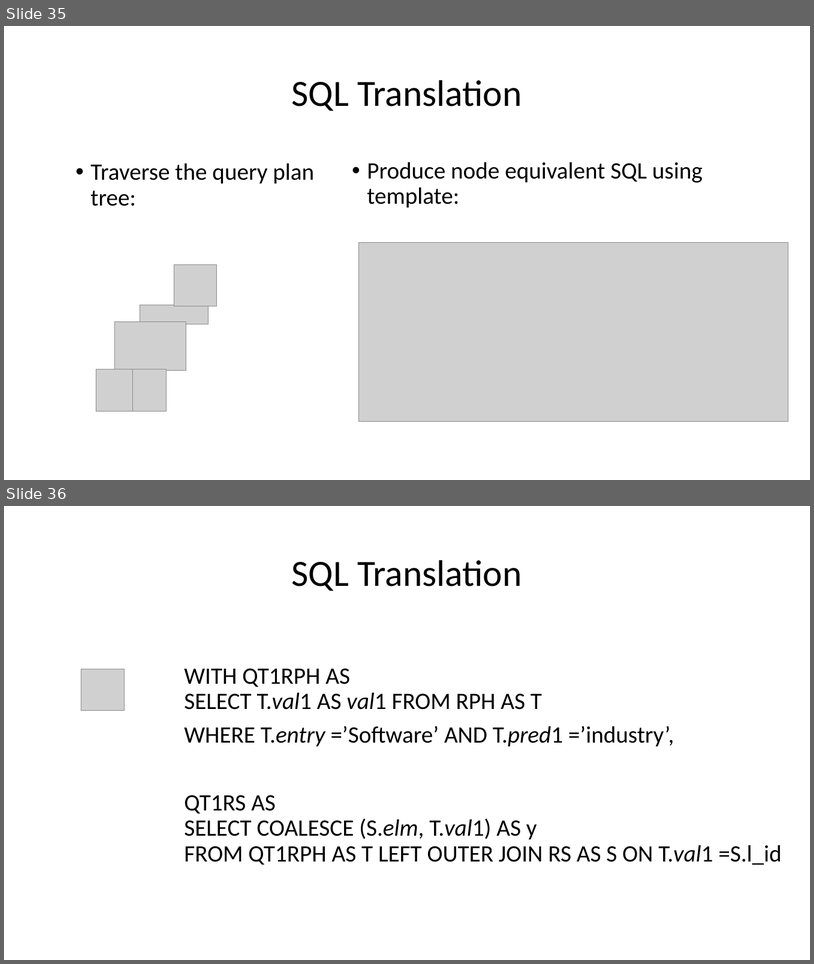
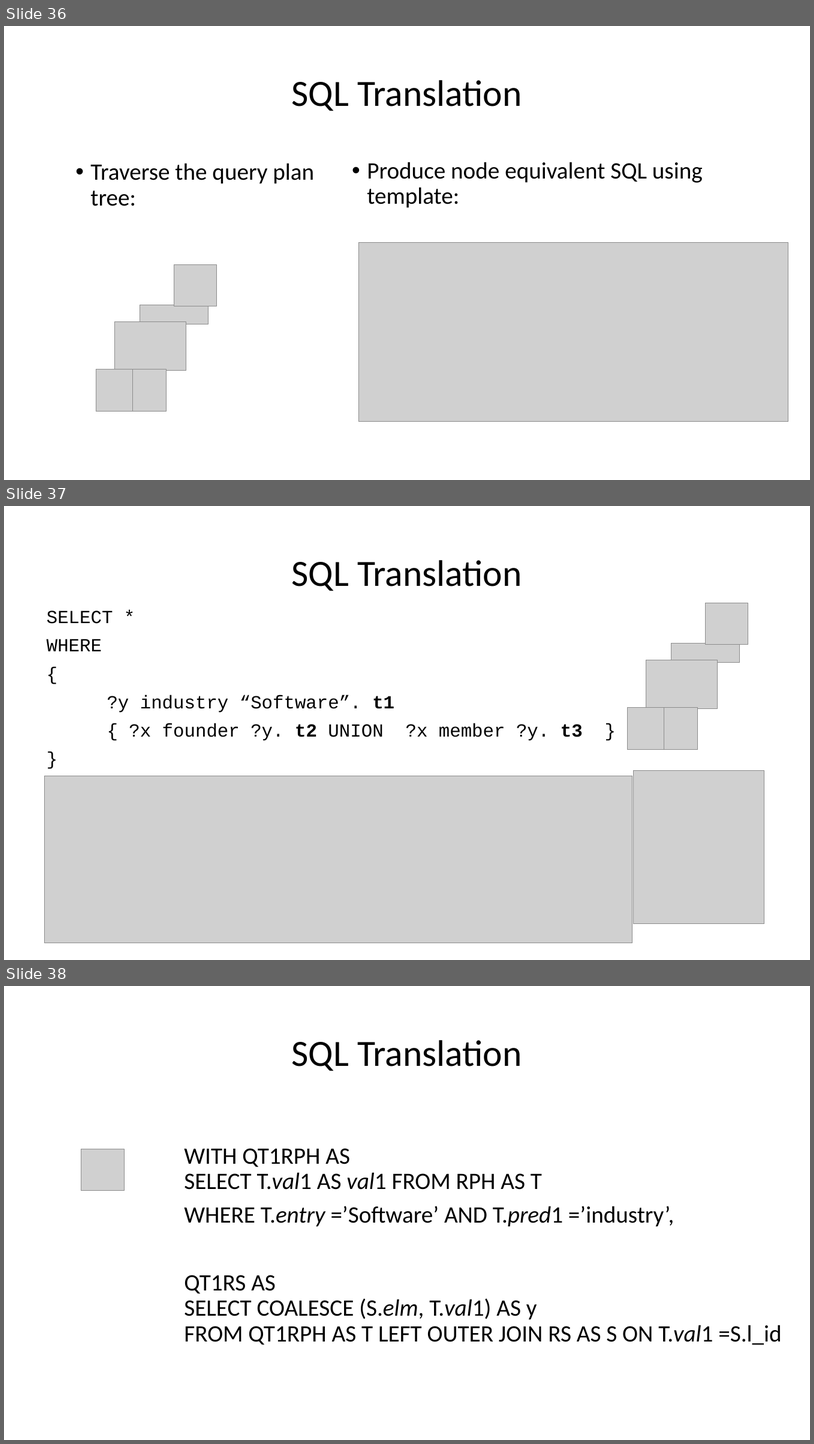
Before and after one commit to SImrul/LSDM-Project, a slide deck: lsdm presentation/lsdm presentation.pptx. Shown one above the other, each under a label of ours: slides 35 and 36 before the commit, slides 36, 37 and 38 after it. The pictures are 814x964 and 814x1444 pixels, drawn with LibreOffice and Linux fonts; fonts in the diff are those of the drawing; grey boxes stand for pictures; background and template pictures are left out. Boxes give left, top, right and bottom in pixels: in the first picture for what was removed or moved away, otherwise in the second. Text is boxed around its words. In the diff, an @@ line names an element or a change of style, - is before the commit and + after.

```diff
--- a/lsdm presentation/lsdm presentation.pptx
+++ b/lsdm presentation/lsdm presentation.pptx
@@ slide 37 added at (x1=4, y1=506, x2=810, y2=960), background #FFFFFF @@
@@ title added at (x1=292, y1=560, x2=522, y2=591), 44 pt, text #000000 @@
+SQL Translation
@@ text added at (x1=47, y1=610, x2=583, y2=741), 22 pt, text #000000 @@
+SELECT *
+WHERE
+{
+?y industry “Software”. t1
+{ ?x founder ?y. t2 UNION ?x member ?y. t3 }
+}
@@ picture added at (x1=706, y1=603, x2=749, y2=644) @@
@@ picture added at (x1=671, y1=643, x2=740, y2=662) @@
@@ picture added at (x1=647, y1=660, x2=718, y2=709) @@
@@ picture added at (x1=628, y1=708, x2=665, y2=749) @@
@@ picture added at (x1=661, y1=708, x2=698, y2=749) @@
@@ picture added at (x1=634, y1=771, x2=765, y2=924) @@
@@ picture added at (x1=45, y1=776, x2=633, y2=943) @@
@@ what was slide 35 is now slide 36 @@
@@ what was slide 36 is now slide 38 @@
```
Also in this commit, not shown: 2 slides changed, 1 other slide added.
